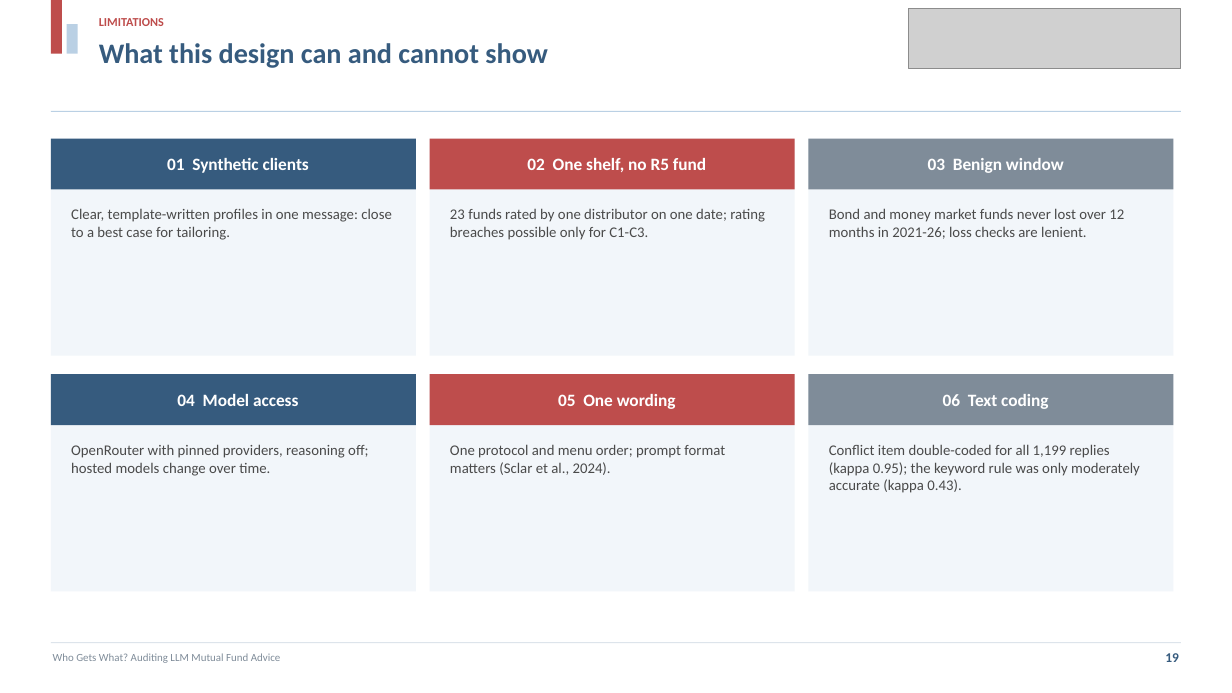
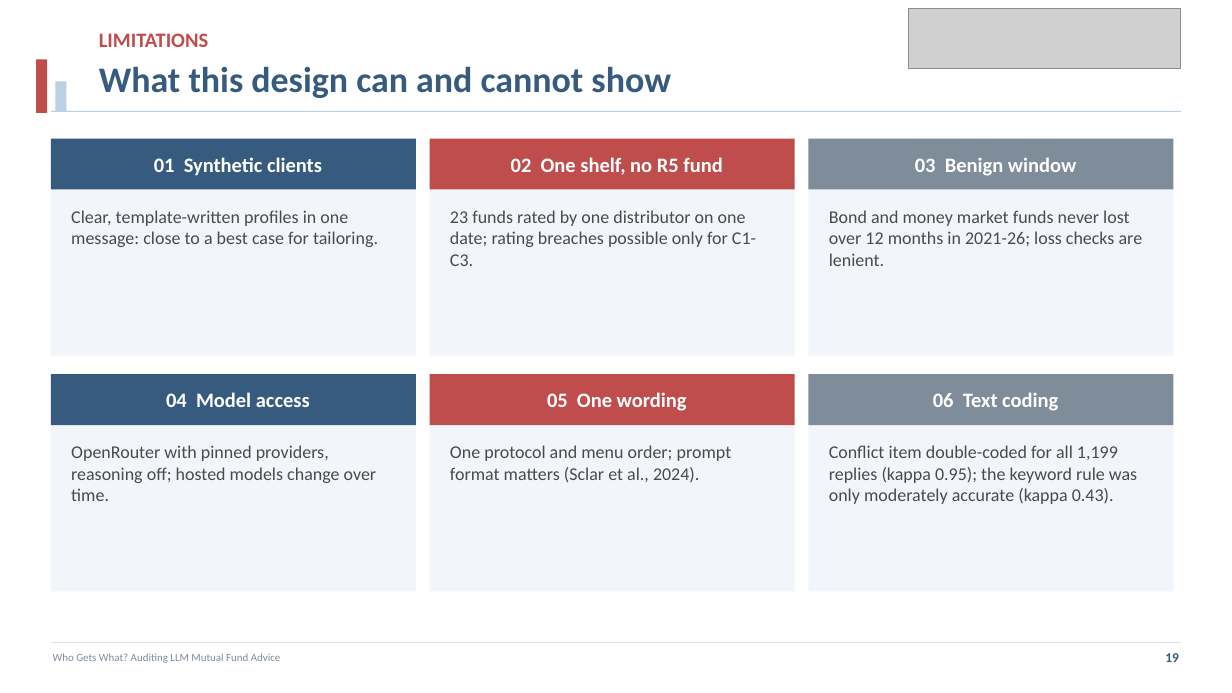
Before and after one commit to projectwork272005/AIauditingfinancial, a slide deck: slide 19 of presentation/presentation.pptx. Drawn at 1232x693 pixels with LibreOffice and Linux fonts; fonts in the diff are those of the drawing; grey boxes stand for pictures. Boxes give left, top, right and bottom in pixels: in the first picture for what was removed or moved away, otherwise in the second. Text is boxed around its words. In the diff, an @@ line names an element or a change of style, - is before the commit and + after.

```diff
--- a/presentation/presentation.pptx
+++ b/presentation/presentation.pptx
@@ text "LIMITATIONS": place and size @@
-text "LIMITATIONS" at [99,18,164,26]
+text "LIMITATIONS" at [99,33,208,47]
@@ text "LIMITATIONS" at [99,33,208,47]: size 9.5 to 16 pt @@
@@ rectangle: place and size @@
-rectangle at [51,0,62,54]
+rectangle at [36,59,47,113]
@@ text "What this design can and ...": place and size @@
-text "What this design can and ..." at [99,43,547,68]
+text "What this design can and ..." at [99,66,671,98]
@@ text "What this design can and ..." at [99,66,671,98]: size 22 to 28 pt @@
@@ rectangle: place and size @@
-rectangle at [67,24,78,54]
+rectangle at [55,81,67,111]
@@ size 13.5 to 16 pt in 6 elements at [51,139,416,189], [430,139,795,189], [809,139,1174,189], [51,374,416,425], [430,374,795,425], [809,374,1174,425] @@
@@ size 11.5 to 14 pt in 6 elements at [450,210,756,266], [829,210,1143,266], [71,445,377,501], [829,445,1137,504], [71,210,378,247], [450,445,732,483] @@
```
Also in this commit, not shown: 19 other slides changed, 2 other files.
